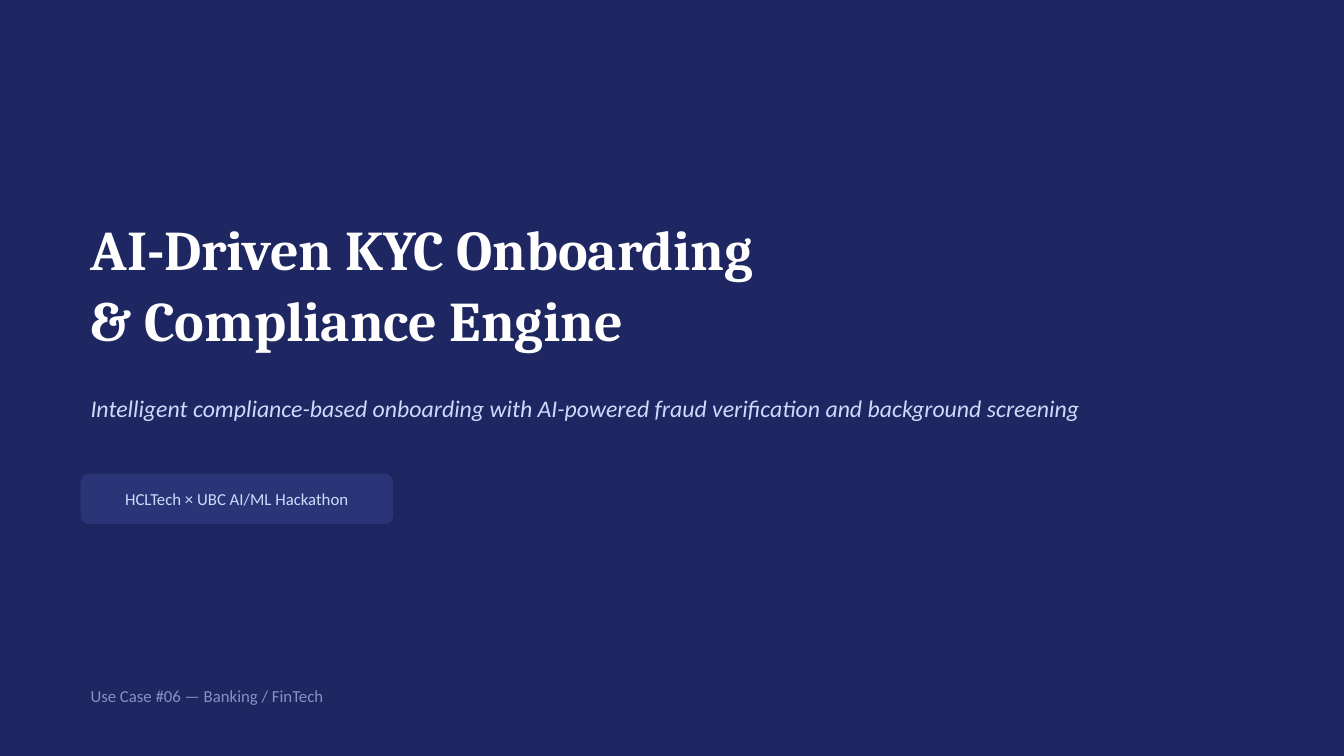
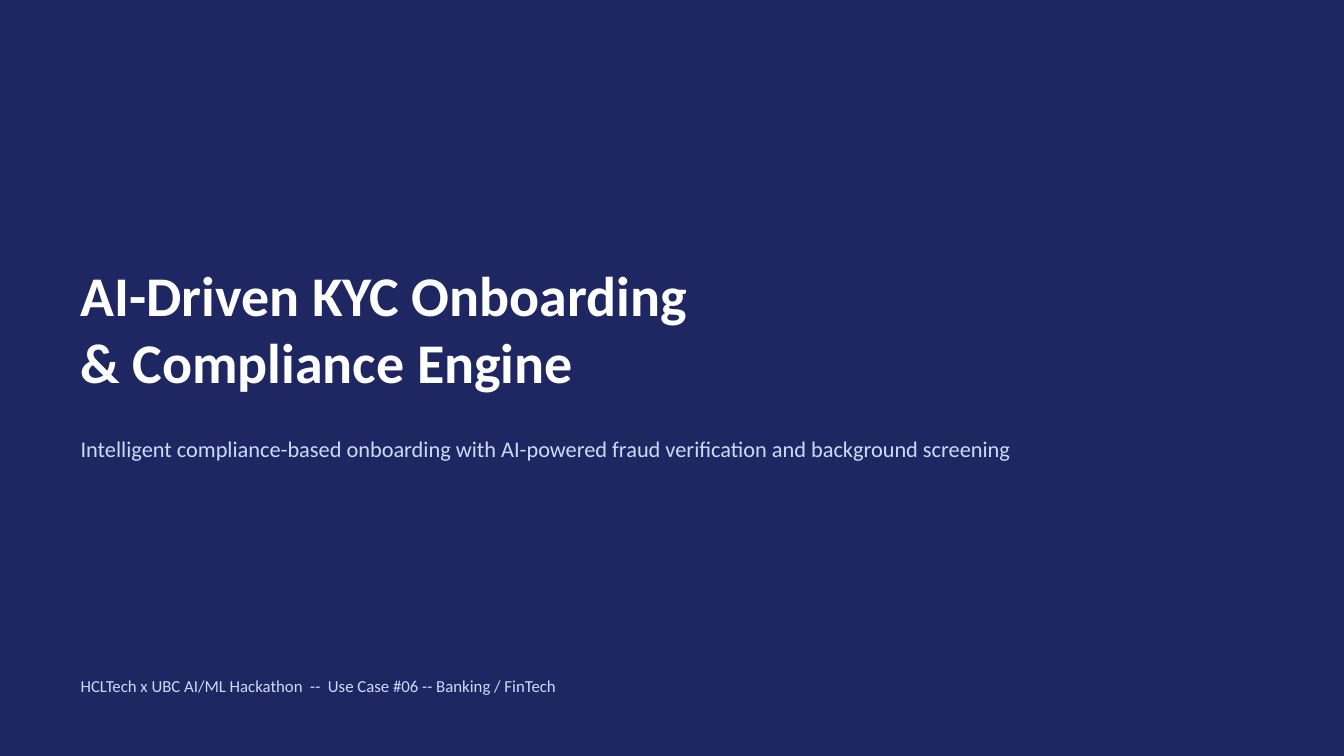
Before and after one commit to raymondww/kyc-onboarding-engine, a slide deck: slide 1 of kyc_pitch_deck.pptx. Drawn at 1344x756 pixels with LibreOffice and Linux fonts; fonts in the diff are those of the drawing. Boxes give left, top, right and bottom in pixels: in the first picture for what was removed or moved away, otherwise in the second. Text is boxed around its words. In the diff, an @@ line names an element or a change of style, - is before the commit and + after.

```diff
--- a/kyc_pitch_deck.pptx
+++ b/kyc_pitch_deck.pptx
@@ text "AI-Driven KYC Onboarding": place and size @@
-text "AI-Driven KYC Onboarding" at <box>91,231,754,354</box>
+text "AI-Driven KYC Onboarding" at <box>81,276,687,393</box>
@@ text "AI-Driven KYC Onboarding" at <box>81,276,687,393</box>: font Cambria to Calibri; line spacing 1.05 to 1; vertical alignment top to middle @@
@@ text "Intelligent compliance-based onboarding with AI-powered ...": place and size @@
-text "Intelligent compliance-based onboarding with AI-powered ..." at <box>91,400,1079,421</box>
+text "Intelligent compliance-based onboarding with AI-powered ..." at <box>81,441,1010,461</box>
@@ text "Intelligent compliance-based onboarding with AI-powered ..." at <box>81,441,1010,461</box>: size 17 to 16 pt, italic off @@
@@ rounded rectangle removed at <box>81,474,393,524</box> @@
@@ text removed at <box>125,493,348,506</box> @@
-HCLTech × UBC AI/ML Hackathon
@@ text at <box>81,680,555,695</box>: text changed; text colour #8891C4 to #CADCFC @@
-Use Case #06 — Banking / FinTech
+HCLTech x UBC AI/ML Hackathon -- Use Case #06 -- Banking / FinTech
```
Also in this commit, not shown: 4 other slides changed, 3 slides added, 4 slides removed.
